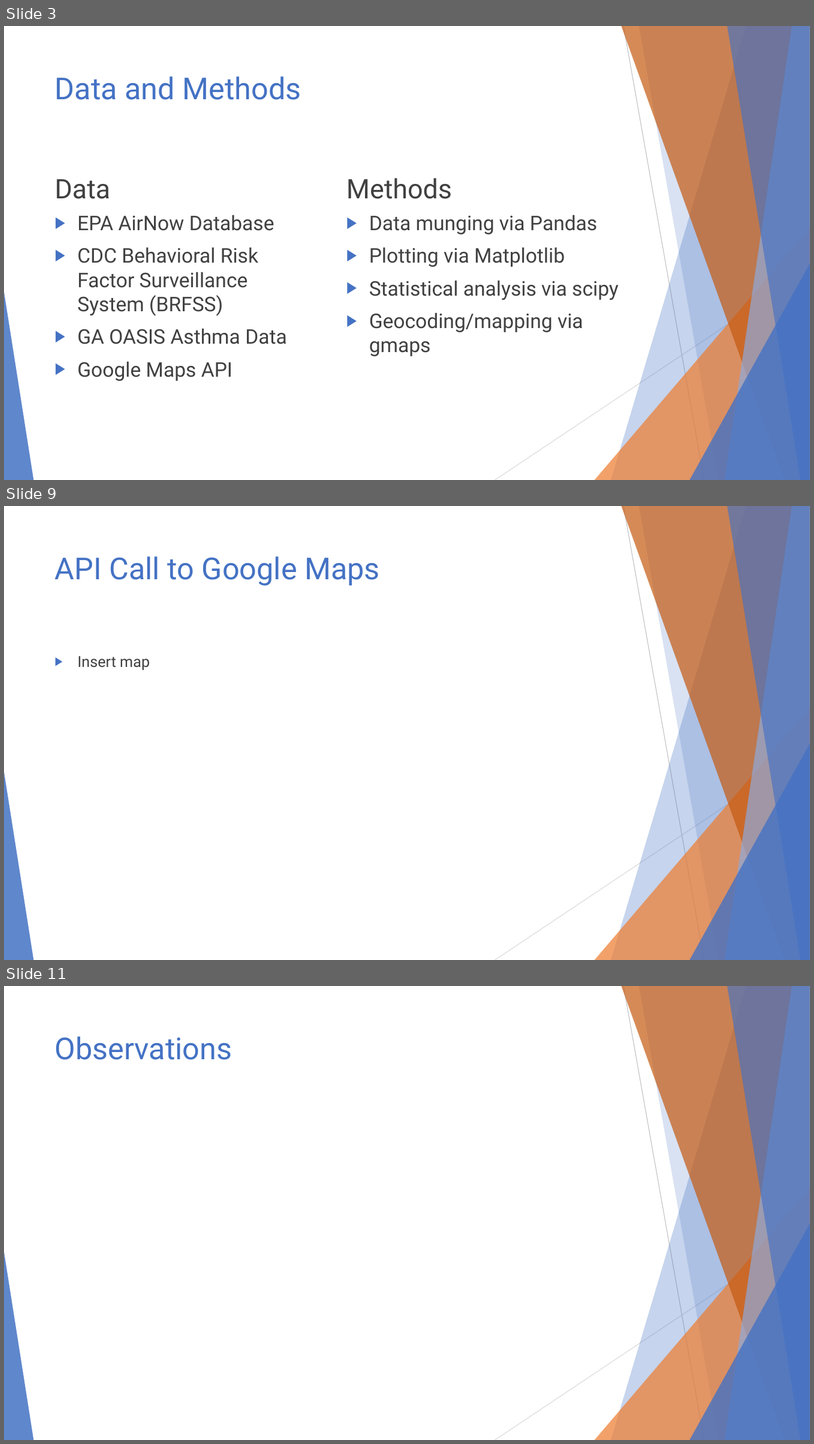
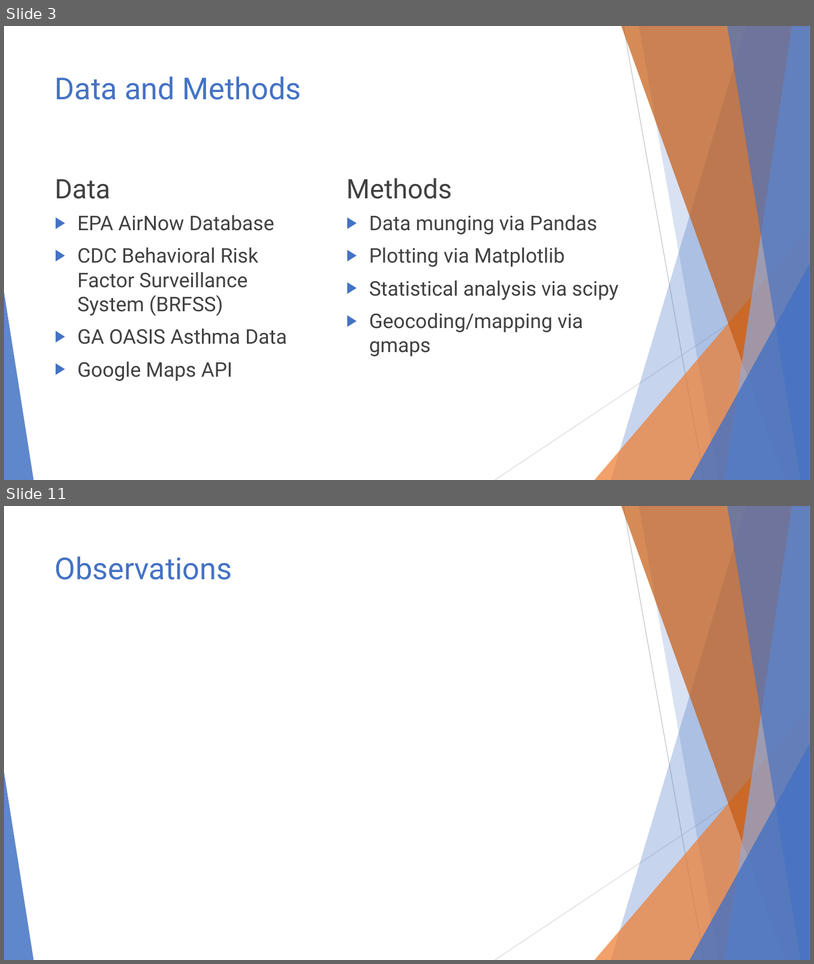
Before and after one commit to ghteds/healthproject, a slide deck: AdditionalResources/Air Quality and Asthma.pptx. Shown one above the other, each under a label of ours: slides 3, 9 and 11 before the commit, slides 3 and 11 after it; the slides between them are not shown. The pictures are 814x1444 and 814x964 pixels, drawn with LibreOffice and Linux fonts; fonts in the diff are those of the drawing. Boxes give left, top, right and bottom in pixels: in the first picture for what was removed or moved away, otherwise in the second. Text is boxed around its words. In the diff, an @@ line names an element or a change of style, - is before the commit and + after.

```diff
--- a/AdditionalResources/Air Quality and Asthma.pptx
+++ b/AdditionalResources/Air Quality and Asthma.pptx
@@ slide 9 removed at [4,506,810,960], background #FFFFFF; not listed: 10 template elements that a slide beside it also shows @@
@@ title removed at [55,556,380,586] @@
-API Call to Google Maps
@@ text removed at [78,656,150,670] @@
-▶ Insert map
```
Also in this commit, not shown: 5 slides changed, 2 slides added, 1 other slide removed.
